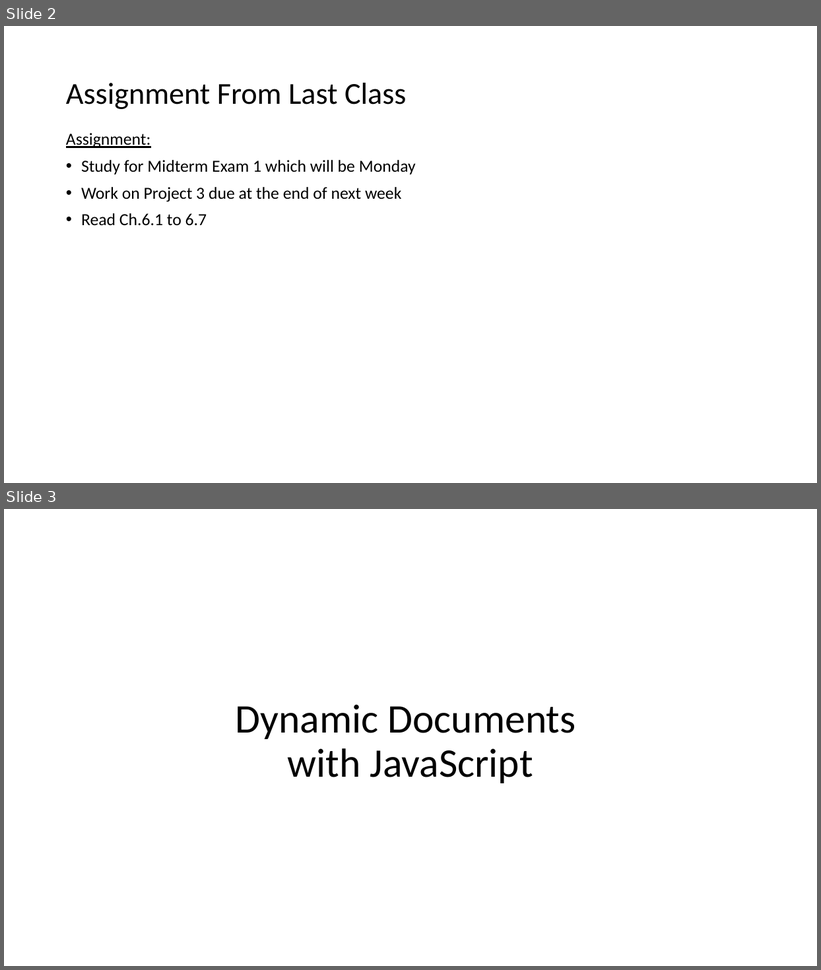
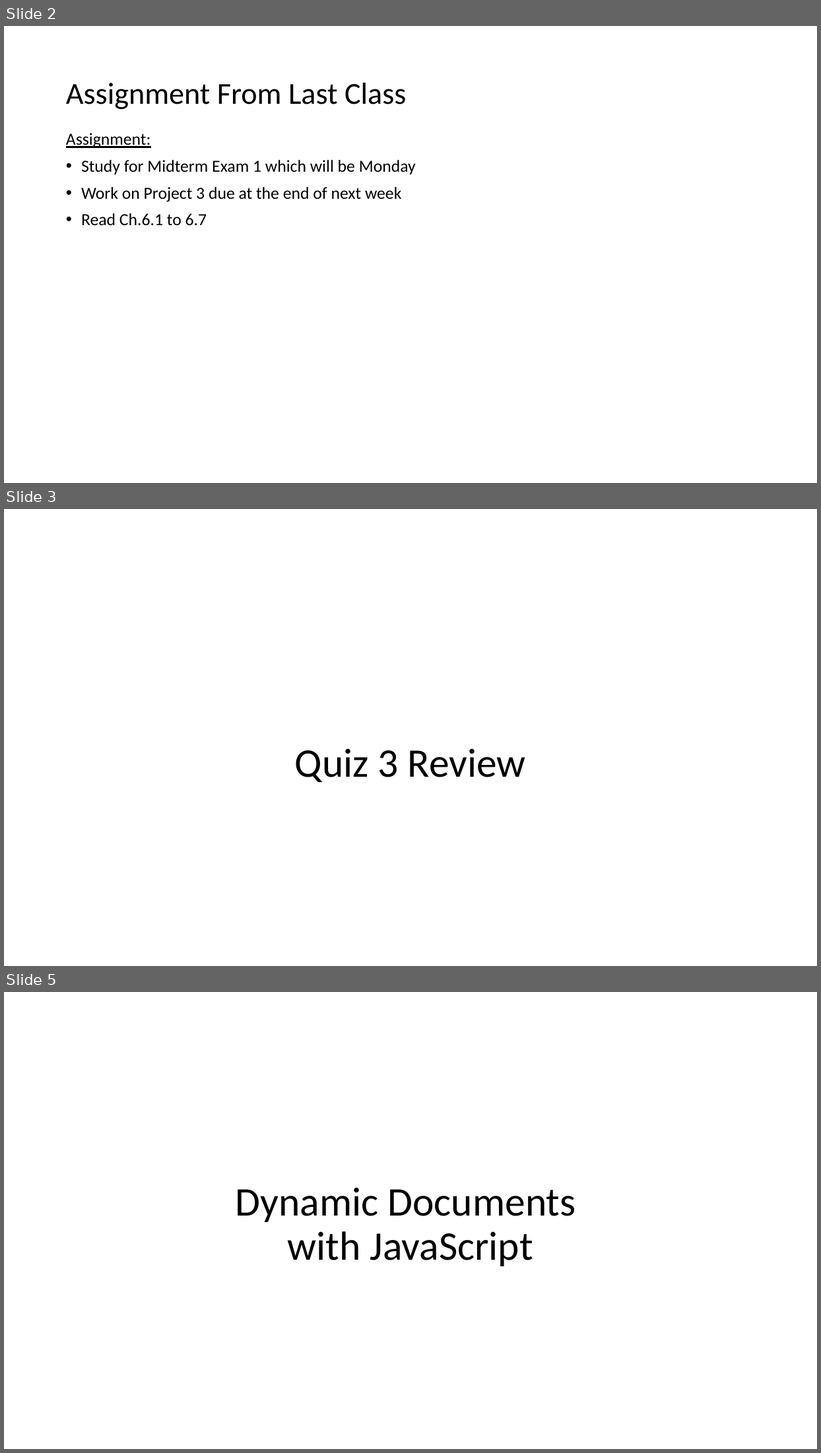
Before and after one commit to EricJPogue/www-epogue-info, a slide deck: CPSC-24700/Presentations/session-19.pptx. Shown one above the other, each under a label of ours: slides 2 and 3 before the commit, slides 2, 3 and 5 after it; the slides between them are not shown. The pictures are 821x970 and 821x1453 pixels, drawn with LibreOffice and Linux fonts; fonts in the diff are those of the drawing. Boxes give left, top, right and bottom in pixels: in the first picture for what was removed or moved away, otherwise in the second. Text is boxed around its words. In the diff, an @@ line names an element or a change of style, - is before the commit and + after.

```diff
--- a/CPSC-24700/Presentations/session-19.pptx
+++ b/CPSC-24700/Presentations/session-19.pptx
@@ slide 3 added at box(4, 509, 817, 966), background #FFFFFF @@
@@ title added at box(295, 749, 526, 782), 48 pt, text #000000 @@
+Quiz 3 Review
@@ what was slide 3 is now slide 5 @@
```
Also in this commit, not shown: 2 slides changed, 1 other slide added, 3 other files.
